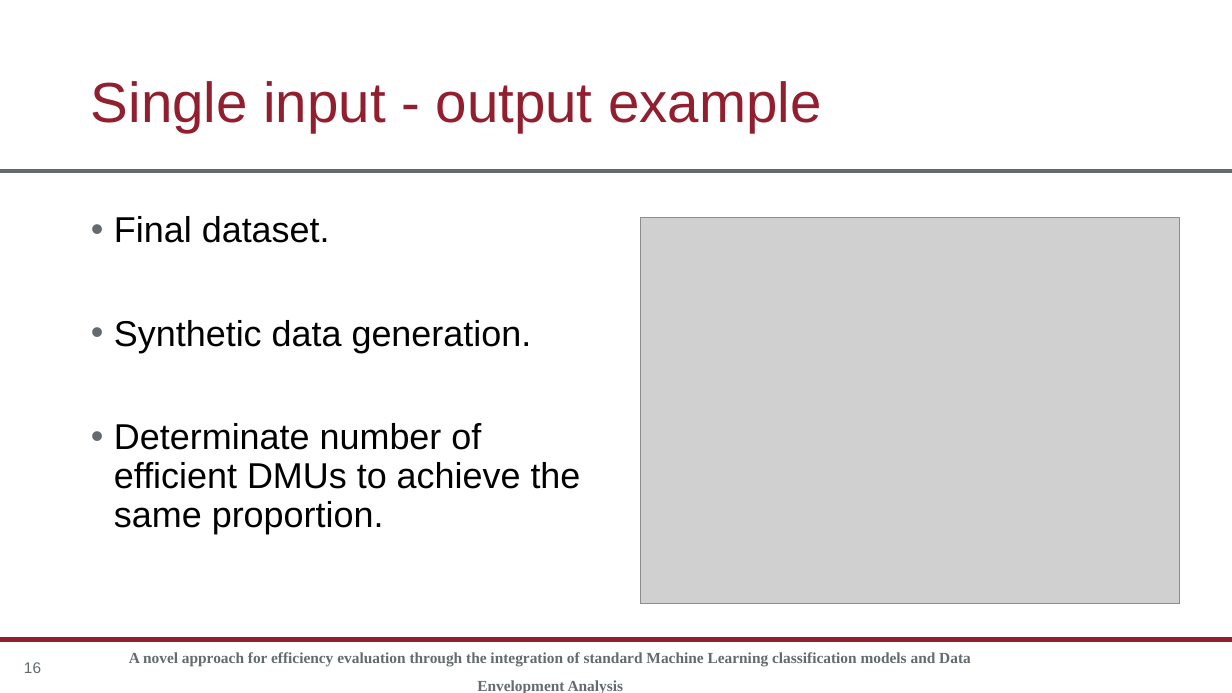
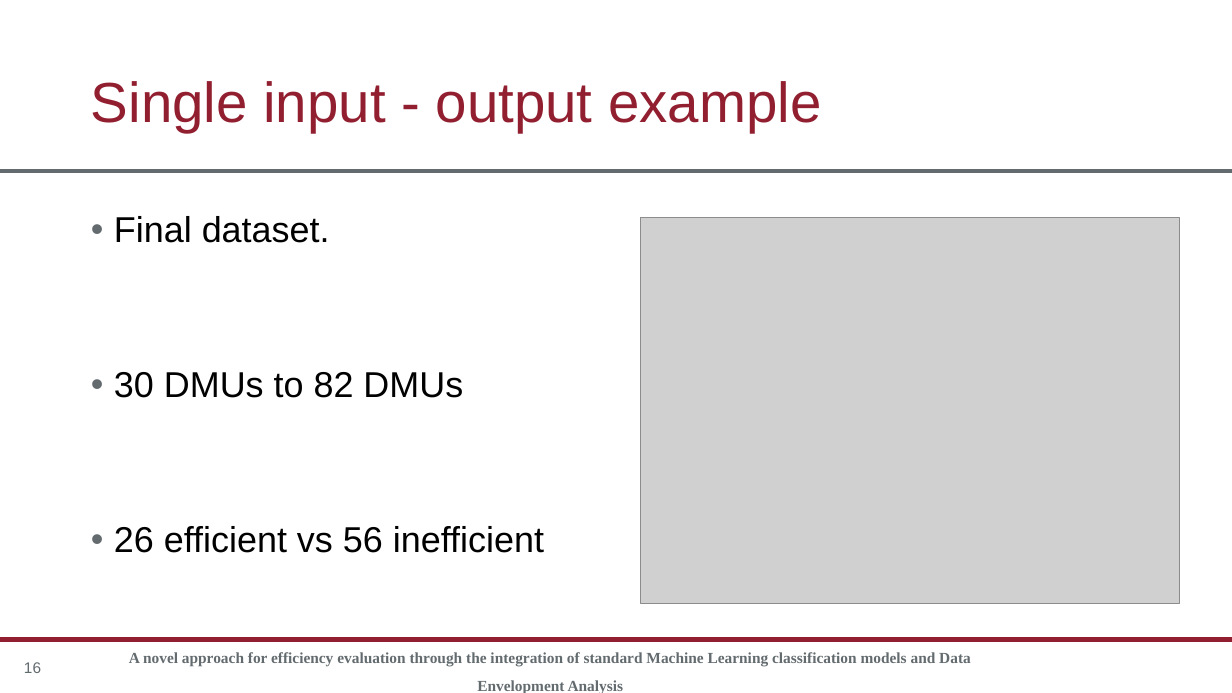
Before and after one commit to rgonzalezmoyano/Cafee, a slide deck: slide 16 of articulo 1 XAI/Presentación/Presentacion XAI version 1_JA.pptx. Drawn at 1232x693 pixels with LibreOffice and Linux fonts; fonts in the diff are those of the drawing; grey boxes stand for pictures; background and template pictures are left out. Boxes give left, top, right and bottom in pixels: in the first picture for what was removed or moved away, otherwise in the second. Text is boxed around its words. In the diff, an @@ line names an element or a change of style, - is before the commit and + after.

```diff
--- a/articulo 1 XAI/Presentación/Presentacion XAI version 1_JA.pptx
+++ b/articulo 1 XAI/Presentación/Presentacion XAI version 1_JA.pptx
@@ text at [114, 372, 544, 553]: text changed @@
-• Synthetic data generation.
-• Determinate number of efficient DMUs to achieve the same proportion.
+• 30 DMUs to 82 DMUs
+• 26 efficient vs 56 inefficient
```
Also in this commit, not shown: 1 other slide changed, 1 slide added, 1 slide removed, 1 other file.
